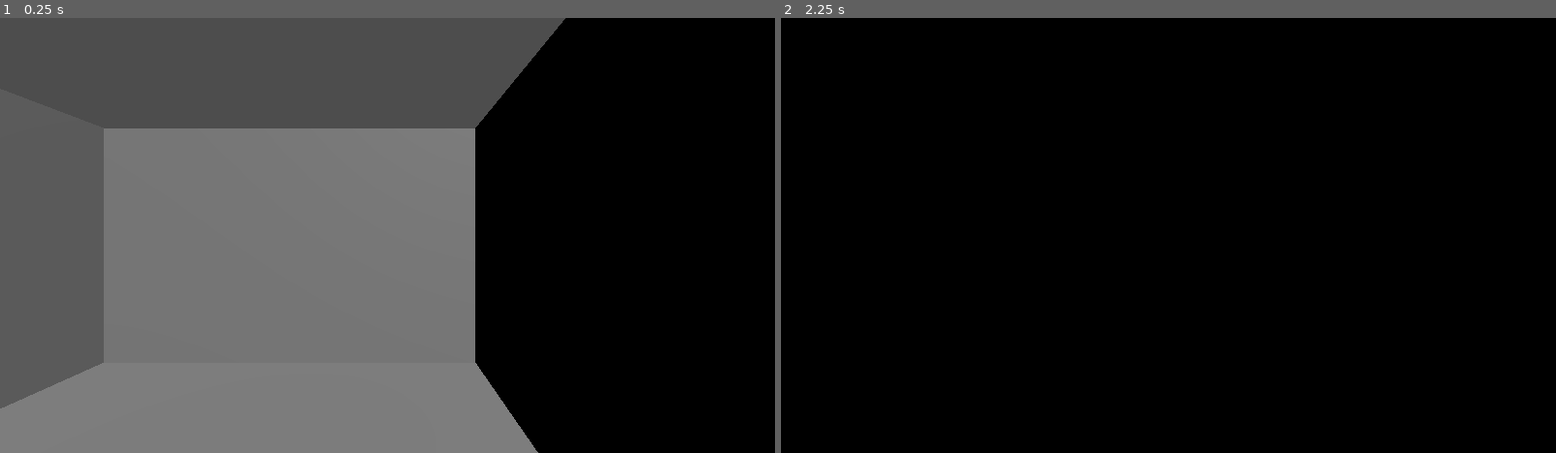
Above: before the commit, frames 1-2 (left to right).
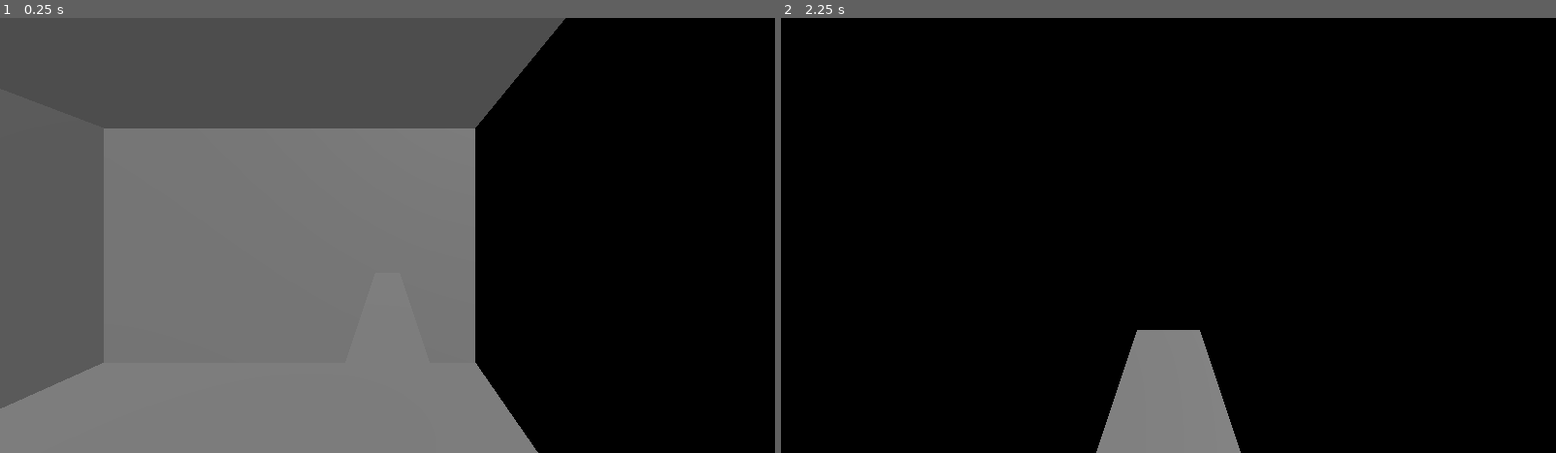
Above: after the commit, the same moments.

Repository: detonationbox0/game
Game: Godot game, scene res://main.tscn
Two runs of this game, one before a commit and one after it. Both use one fixed random seed, a clock stepped at 60 frames per second and the inputs below.
Inputs:
- Up to frame 1 (0.25 s): no input
- Up to frame 2 (2.25 s): tap Enter at 0.5, 2 s; hold D (turn_right) 0.53-1.28 s; tap Space at 1.25 s; hold A (turn_left) 1.28-2.03 s; hold D (turn_right) from 2.03 s (still down)

The runs differ from the first frame. In frame 2, 3.8% of the frame differs, in the area x 40-60%, y 71-100%.

Commit message:
Basic movement around room dungeon crawler style

Diff:
--- a/Player.gd
+++ b/Player.gd
@@ -6,34 +6,38 @@
 @export var move_duration: float = 0.2
 @export var turn_duration: float = 0.15
 
+# Indexes for the DIRECTIONS array
 const NORTH := 0
 const EAST := 1
 const SOUTH := 2
 const WEST := 3
 
+# Direction offsets in grid space (x, y):
+# Used to calculate the next grid cell when moving forward.
 const DIRECTIONS: Array[Vector2i] = [
-	Vector2i(0, -1),
-	Vector2i(1, 0),
-	Vector2i(0, 1),
-	Vector2i(-1, 0),
+	Vector2i(0, -1), # NORTH
+	Vector2i(1, 0), # EAST
+	Vector2i(0, 1), # SOUTH
+	Vector2i(-1, 0), # WEST
 ]
 
+# Current Player position state
 var grid_pos := Vector2i(1, 1)
 var facing := NORTH
 var is_busy := false
-var start_y := 0.0
-
+var start_y := 0.0 # Lock Y
 
 func _ready() -> void:
+	# Position the player on load
 	start_y = position.y
 	position = grid_to_world(grid_pos)
 	rotation = Vector3(0.0, facing_to_y_rotation(facing), 0.0)
-
 
 func _unhandled_input(_event: InputEvent) -> void:
 	if is_busy:
 		return
 
+	# User input for movement and turning
 	if Input.is_action_just_pressed("move_forward"):
 		attempt_forward_move()
 	elif Input.is_action_just_pressed("turn_left"):
@@ -41,20 +45,25 @@
 	elif Input.is_action_just_pressed("turn_right"):
 		attempt_turn_right()
 
-
+# Convert a grid position (like 1,1) into a world position,
+# keeping the grid centered around (0,0)
+# See docs/math/grid-to-world-position.qmd
 func grid_to_world(grid: Vector2i) -> Vector3:
 	var world_x := (grid.x - (grid_width - 1) * 0.5) * tile_size
 	var world_z := (grid.y - (grid_height - 1) * 0.5) * tile_size
 	return Vector3(world_x, start_y, world_z)
 
-
+# Convert facing (N/E/S/W) into a Y rotation (90° per step)
+# Remember: facing = how many 90° turns from NORTH
+# See docs/math/facing-index-to-y-rotation.qmd
 func facing_to_y_rotation(facing_index: int) -> float:
 	return -facing_index * PI * 0.5
 
-
 func attempt_forward_move() -> void:
+	# Add to the direction quantity to get the next grid cell, then tween to it
 	var next_grid: Vector2i = grid_pos + DIRECTIONS[facing]
 
+	# If grid out of bounds (wall), don't move
 	if next_grid.x < 0 or next_grid.x >= grid_width:
 		return
 
@@ -64,17 +73,25 @@
 	grid_pos = next_grid
 	is_busy = true
 
+	# Move the user
 	var tween := create_tween()
-	tween.tween_property(self, "position", grid_to_world(grid_pos), move_duration)
+	tween.tween_property(self , "position", grid_to_world(grid_pos), move_duration)
 	tween.finished.connect(_finish_move)
 
 
 func attempt_turn_left() -> void:
+	# Works out to the direction to the left of the current facing
+	# North -> West
+	# East -> North
 	facing = (facing + 3) % 4
+	# Turning...
 	is_busy = true
 
+	# Tween one quarter-turn left from the current angle,
+	# then snap to the exact facing angle when finished.
+	var target_rotation := rotation.y + PI * 0.5
 	var tween := create_tween()
-	tween.tween_property(self, "rotation:y", facing_to_y_rotation(facing), turn_duration)
+	tween.tween_property(self , "rotation:y", target_rotation, turn_duration)
 	tween.finished.connect(_finish_turn)
 
 
@@ -82,16 +99,19 @@
 	facing = (facing + 1) % 4
 	is_busy = true
 
+	# Tween one quarter-turn right from the current angle,
+	# then snap to the exact facing angle when finished.
+	var target_rotation := rotation.y - PI * 0.5
 	var tween := create_tween()
-	tween.tween_property(self, "rotation:y", facing_to_y_rotation(facing), turn_duration)
+	tween.tween_property(self , "rotation:y", target_rotation, turn_duration)
 	tween.finished.connect(_finish_turn)
 
 
 func _finish_move() -> void:
 	position = grid_to_world(grid_pos)
-	is_busy = false
+	is_busy = false # Resume...
 
 
 func _finish_turn() -> void:
 	rotation = Vector3(0.0, facing_to_y_rotation(facing), 0.0)
-	is_busy = false
+	is_busy = false # Resume...
--- a/main.tscn
+++ b/main.tscn
@@ -69,3 +69,6 @@
 
 [node name="DirectionalLight3D" type="DirectionalLight3D" parent="." unique_id=1555891352]
 transform = Transform3D(0.8660254, -0.35355338, 0.35355338, 0, 0.70710677, 0.70710677, -0.5, -0.6123724, 0.6123724, 0, 4.8966923, 0)
+
+[node name="DebugCamera" type="Camera3D" parent="." unique_id=743923151]
+transform = Transform3D(1, 0, 0, 0, 0.81915206, 0.57357645, 0, -0.57357645, 0.81915206, 0, 6, 6)
--- a/player.tscn
+++ b/player.tscn
@@ -1,9 +1,12 @@
 [gd_scene format=3 uid="uid://bo4opnevbgyhh"]
 
-[ext_resource type="Script" path="res://Player.gd" id="1_6c71q"]
+[ext_resource type="Script" uid="uid://dfrex7lawjeoq" path="res://Player.gd" id="1_6c71q"]
 
 [sub_resource type="BoxMesh" id="BoxMesh_sh265"]
 size = Vector3(0.6, 1.6, 0.6)
+
+[sub_resource type="BoxMesh" id="BoxMesh_4flbx"]
+size = Vector3(0.2, 0.2, 2)
 
 [node name="Player" type="Node3D" unique_id=476161354]
 script = ExtResource("1_6c71q")
@@ -15,3 +18,7 @@
 [node name="Camera3D" type="Camera3D" parent="." unique_id=1406086150]
 transform = Transform3D(1, 0, 0, 0, 1, 0, 0, 0, 1, 0, 1.4, 0)
 current = true
+
+[node name="MeshInstance3D" type="MeshInstance3D" parent="." unique_id=2096547759]
+transform = Transform3D(1, 0, 0, 0, 1, 0, 0, 0, 1, 0, 1, -1.3024907)
+mesh = SubResource("BoxMesh_4flbx")
Not shown, changed: .gitignore
